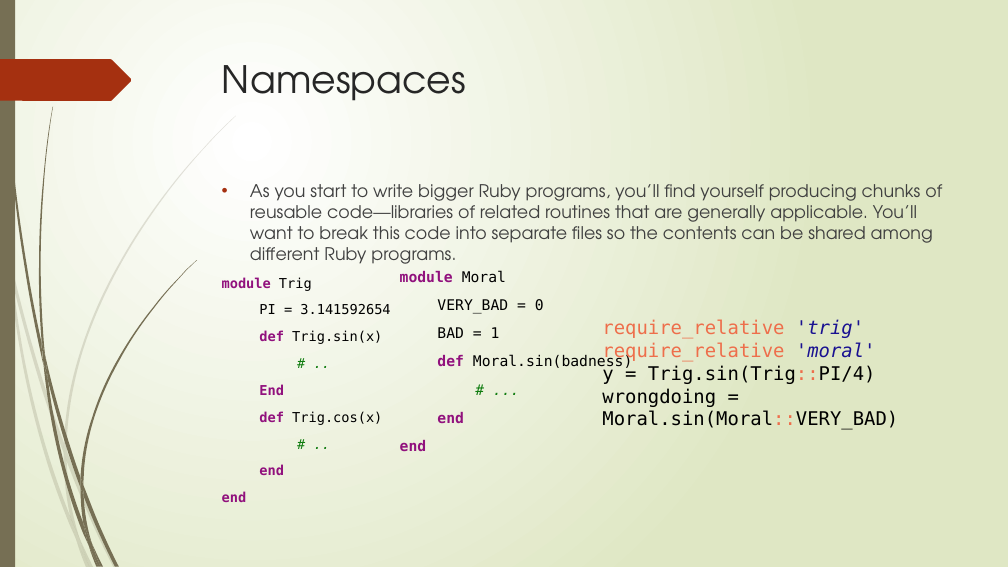
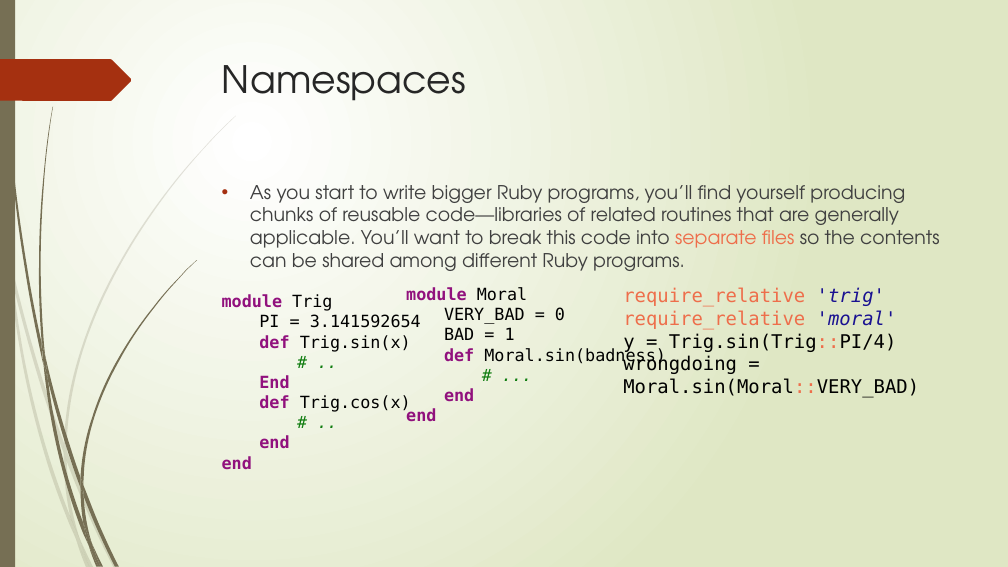
Before and after one commit to angelmoralesb/Fedesoft, a slide deck: slide 24 of ProyectoRuby/PresentacionRuby.pptx (slide 26 before the commit). Drawn at 1008x567 pixels with LibreOffice and Linux fonts; fonts in the diff are those of the drawing. Boxes give left, top, right and bottom in pixels: in the first picture for what was removed or moved away, otherwise in the second. Text is boxed around its words. In the diff, an @@ line names an element or a change of style, - is before the commit and + after.

```diff
--- a/ProyectoRuby/PresentacionRuby.pptx
+++ b/ProyectoRuby/PresentacionRuby.pptx
@@ text "As you start to write ..." at [222,185,940,470]: size 16.6 to 18 pt in "As you start to write bigger Ruby ..."; text colour #404040 to #EE6E4B in "separate files"; size 12.9 to 16 pt in "module Trig", "PI = 3.141592654", "def Trig.sin(x)", "# .." and 5 more places; less space between paragraphs @@
@@ text "module Moral": place and size @@
-text "module Moral" at [400,270,632,452]
+text "module Moral" at [406,287,666,422]
@@ text "module Moral" at [406,287,666,422]: size 14 to 16 pt; less space between paragraphs @@
@@ text "require_relative 'trig'": place and size @@
-text "require_relative 'trig'" at [602,319,898,430]
+text "require_relative 'trig'" at [623,287,919,398]
```
Also in this commit, not shown: 9 other slides changed, 30 slides added, 3 slides removed, 1 other file.
